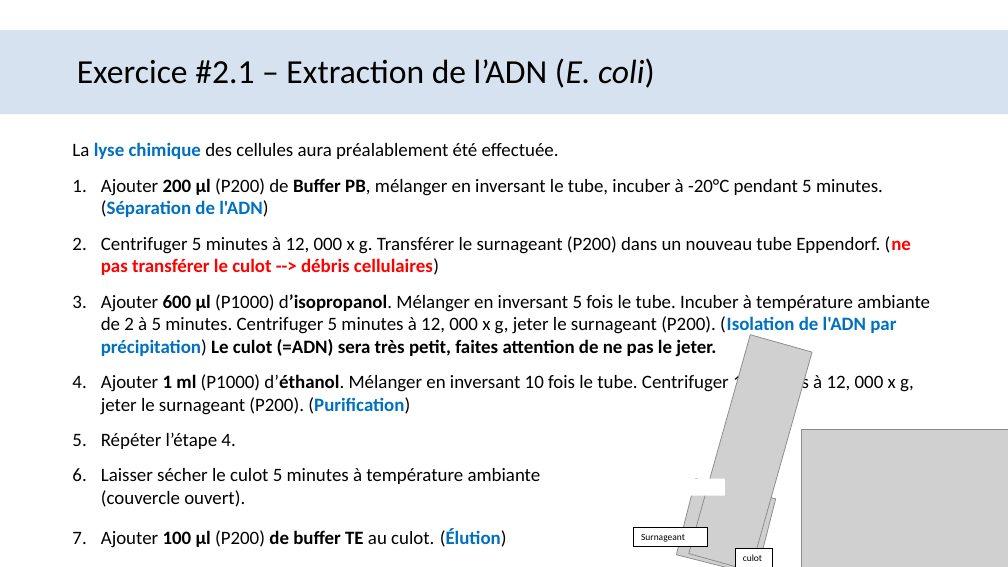
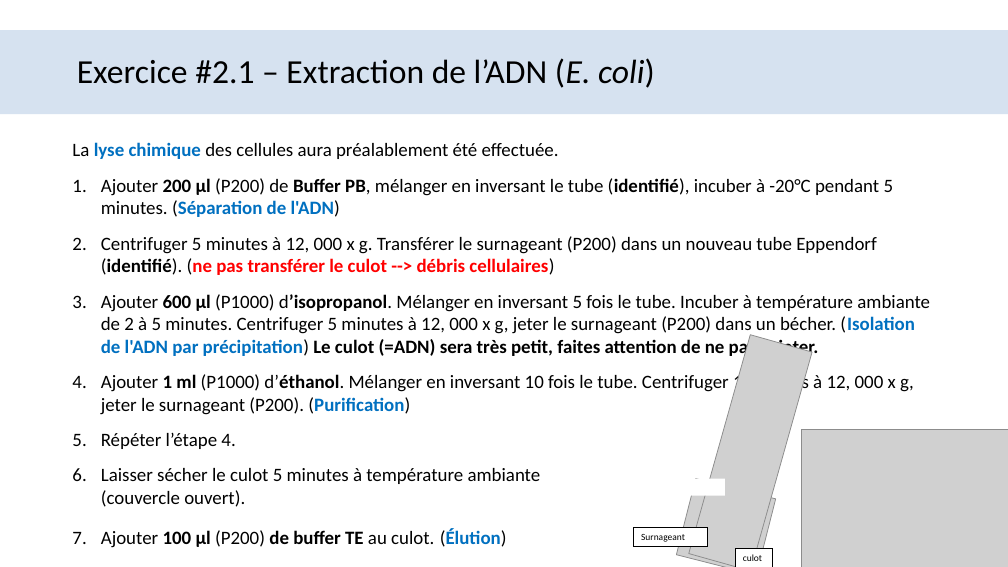
Before and after one commit to ShyGuy509/bio1410_2025, a slide deck: slide 13 of BIO1410_labo-2.pptx (slide 12 before the commit). Drawn at 1008x567 pixels with LibreOffice and Linux fonts; fonts in the diff are those of the drawing; grey boxes stand for pictures; background and template pictures are left out. Boxes give left, top, right and bottom in pixels: in the first picture for what was removed or moved away, otherwise in the second. Text is boxed around its words. In the diff, an @@ line names an element or a change of style, - is before the commit and + after.

```diff
--- a/BIO1410_labo-2.pptx
+++ b/BIO1410_labo-2.pptx
@@ text at (101,178,930,358): text changed @@
-1. Ajouter 200 μl (P200) de Buffer PB, mélanger en inversant le tube, incuber à -20°C pendant 5 minutes. (Séparation de l'ADN)
-2. Centrifuger 5 minutes à 12, 000 x g. Transférer le surnageant (P200) dans un nouveau tube Eppendorf. (ne pas transférer le culot --> débris cellulaires)
-3. Ajouter 600 μl (P1000) d’isopropanol. Mélanger en inversant 5 fois le tube. Incuber à température ambiante de 2 à 5 minutes. Centrifuger 5 minutes à 12, 000 x g, jeter le surnageant (P200). (Isolation de l'ADN par précipitation) Le culot (=ADN) sera très petit, faites attention de ne pas le jeter.
+1. Ajouter 200 μl (P200) de Buffer PB, mélanger en inversant le tube (identifié), incuber à -20°C pendant 5 minutes. (Séparation de l'ADN)
+2. Centrifuger 5 minutes à 12, 000 x g. Transférer le surnageant (P200) dans un nouveau tube Eppendorf (identifié). (ne pas transférer le culot --> débris cellulaires)
+3. Ajouter 600 μl (P1000) d’isopropanol. Mélanger en inversant 5 fois le tube. Incuber à température ambiante de 2 à 5 minutes. Centrifuger 5 minutes à 12, 000 x g, jeter le surnageant (P200) dans un bécher. (Isolation de l'ADN par précipitation) Le culot (=ADN) sera très petit, faites attention de ne pas le jeter.
```
Also in this commit, not shown: 7 other slides changed, 1 slide added, 6 other files.
